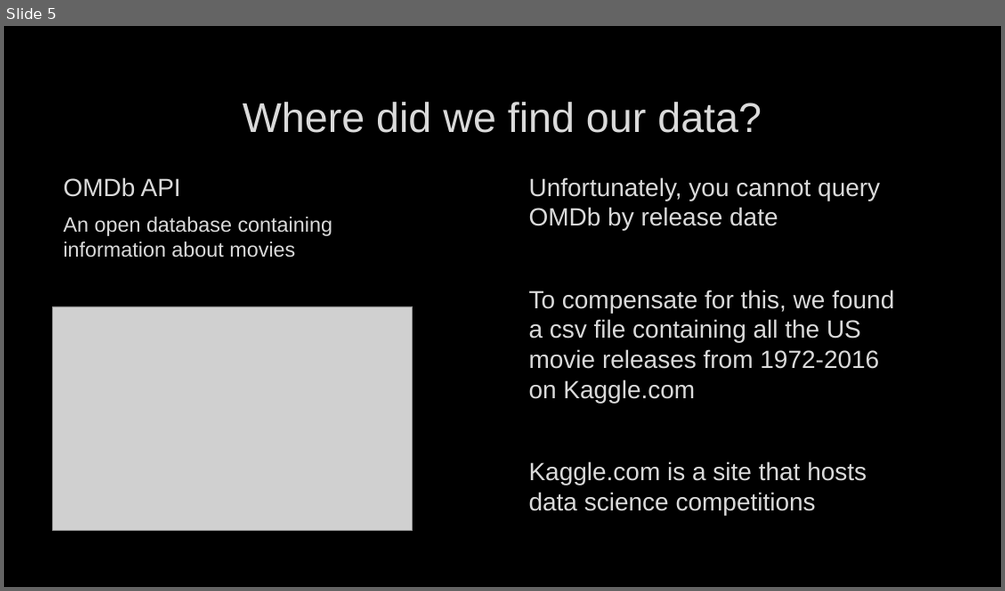
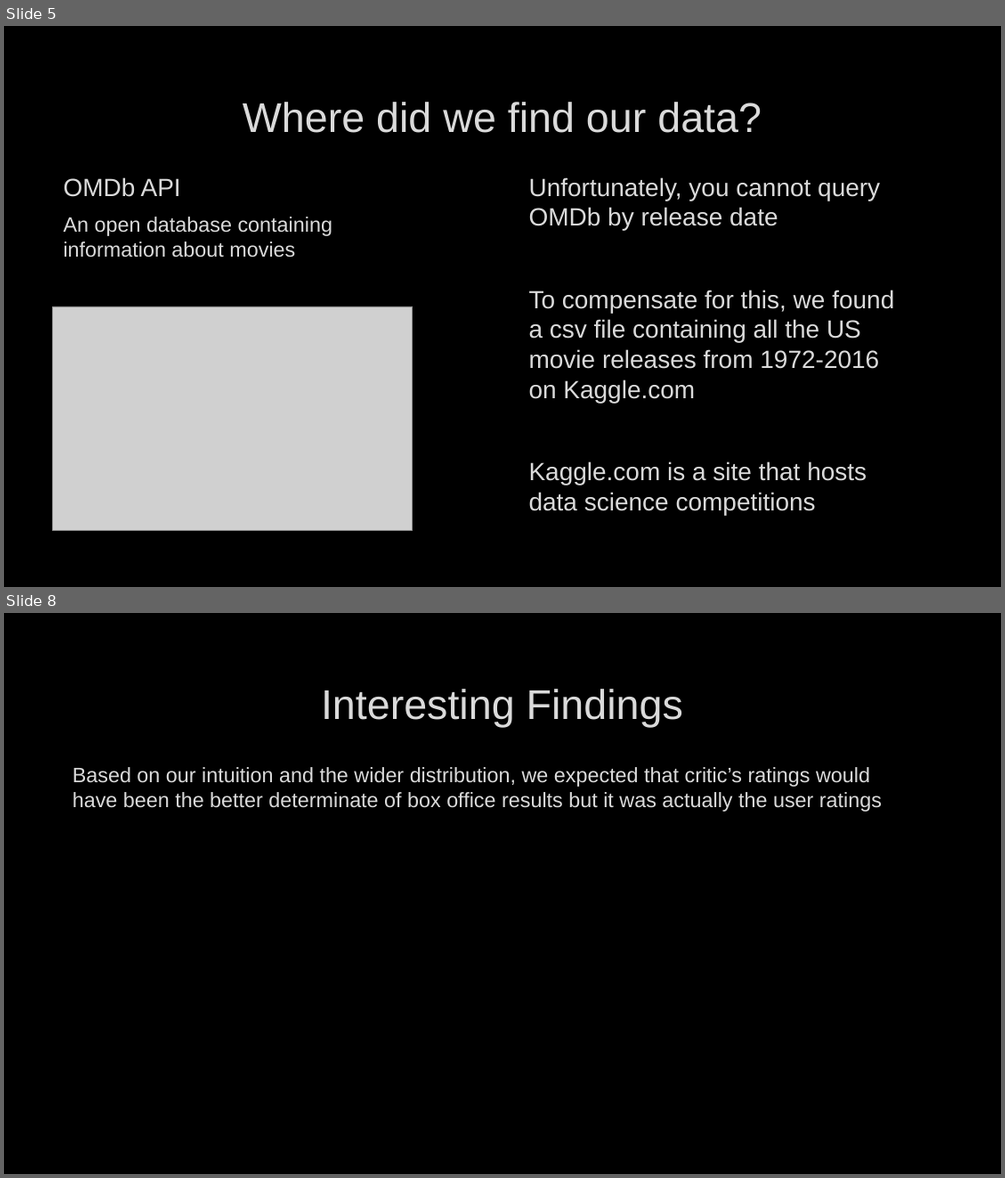
Before and after one commit to Mpalmese/ProjectRepo, a slide deck: Powerpoint/Presentation.pptx. Shown one above the other, each under a label of ours: slide 5 before the commit, slides 5 and 8 after it; the slides between them are not shown. The pictures are 1005x591 and 1005x1178 pixels, drawn with LibreOffice and Linux fonts; fonts in the diff are those of the drawing; grey boxes stand for pictures; background and template pictures are left out. Boxes give left, top, right and bottom in pixels: in the first picture for what was removed or moved away, otherwise in the second. Text is boxed around its words. In the diff, an @@ line names an element or a change of style, - is before the commit and + after.

```diff
--- a/Powerpoint/Presentation.pptx
+++ b/Powerpoint/Presentation.pptx
@@ slide 8 added at (x1=4, y1=613, x2=1001, y2=1174), background picture (left out) @@
@@ title added at (x1=321, y1=689, x2=683, y2=727), 40 pt, text #DADADA @@
+Interesting Findings
@@ text added at (x1=73, y1=767, x2=882, y2=811), 20 pt, text #DADADA @@
+Based on our intuition and the wider distribution, we expected that critic’s ratings would have been the better determinate of box office results but it was actually the user ratings
```
Also in this commit, not shown: 2 slides changed, 2 other slides added.
